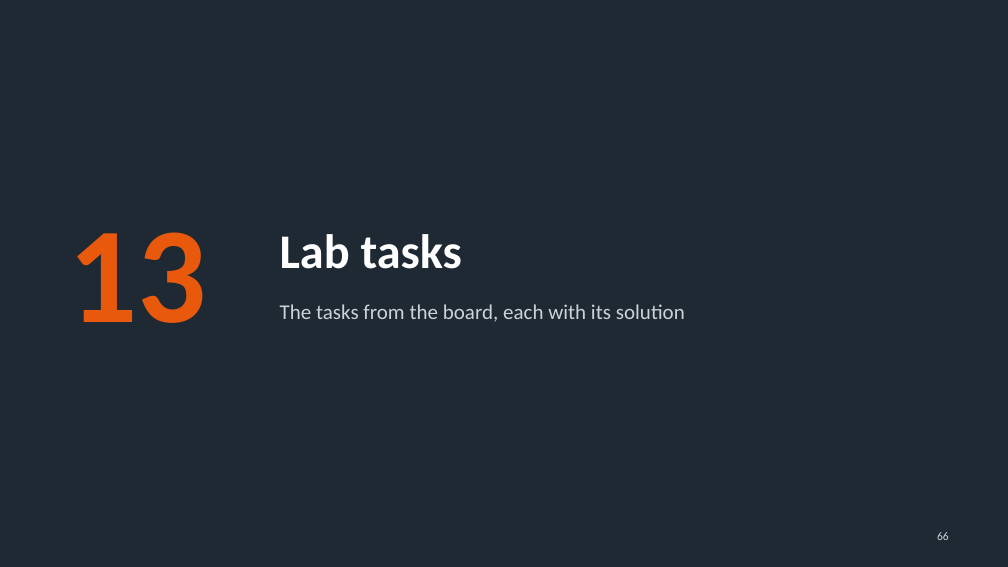
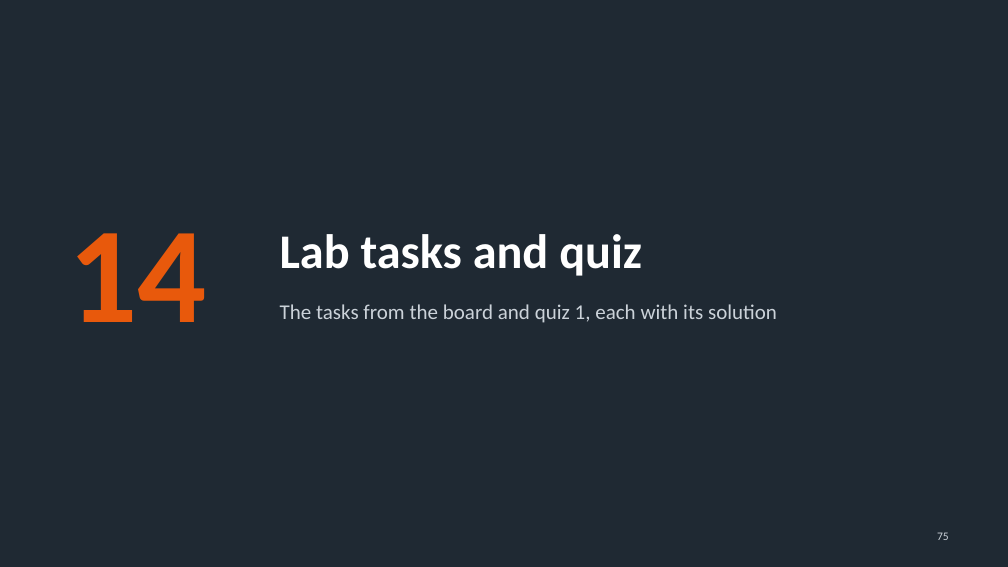
Before and after one commit to HamzaAlshafe/linux-lab-notes, a slide deck: slide 75 of Linux_Lab_Notes.pptx (slide 66 before the commit). Drawn at 1008x567 pixels with LibreOffice and Linux fonts; fonts in the diff are those of the drawing. Boxes give left, top, right and bottom in pixels: in the first picture for what was removed or moved away, otherwise in the second. Text is boxed around its words. In the diff, an @@ line names an element or a change of style, - is before the commit and + after.

Commit message:
Add special permissions, links and quiz 1

```diff
--- a/Linux_Lab_Notes.pptx
+++ b/Linux_Lab_Notes.pptx
@@ text at <box>68,233,206,322</box>: text changed @@
-13
+14
@@ title at <box>280,234,642,276</box>: text changed @@
-Lab tasks
+Lab tasks and quiz
@@ text at <box>280,304,777,323</box>: text changed @@
-The tasks from the board, each with its solution
+The tasks from the board and quiz 1, each with its solution
@@ page number at <box>937,532,949,540</box>: text changed @@
-66
+75
```
Also in this commit, not shown: 7 other slides changed, 13 slides added, 1 other file.
